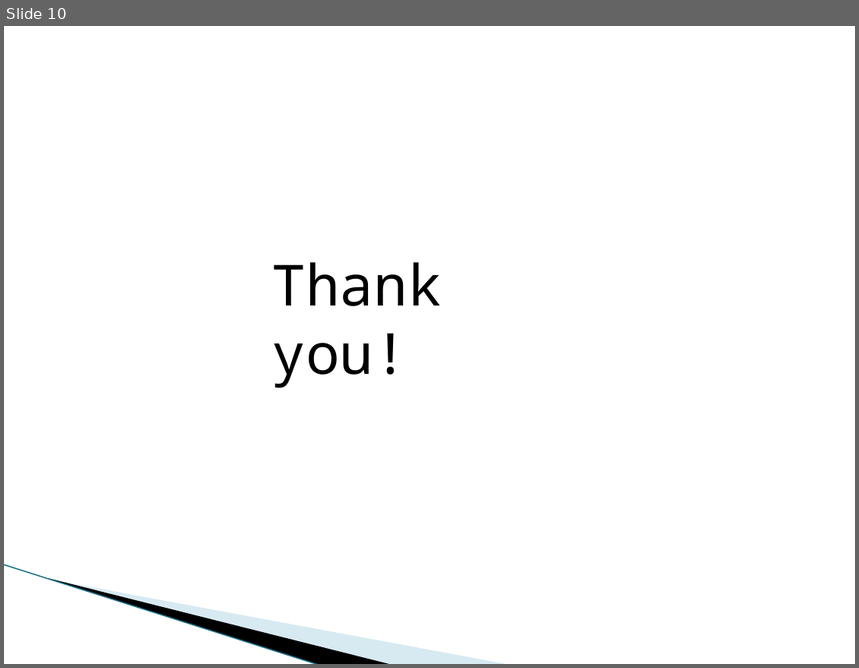
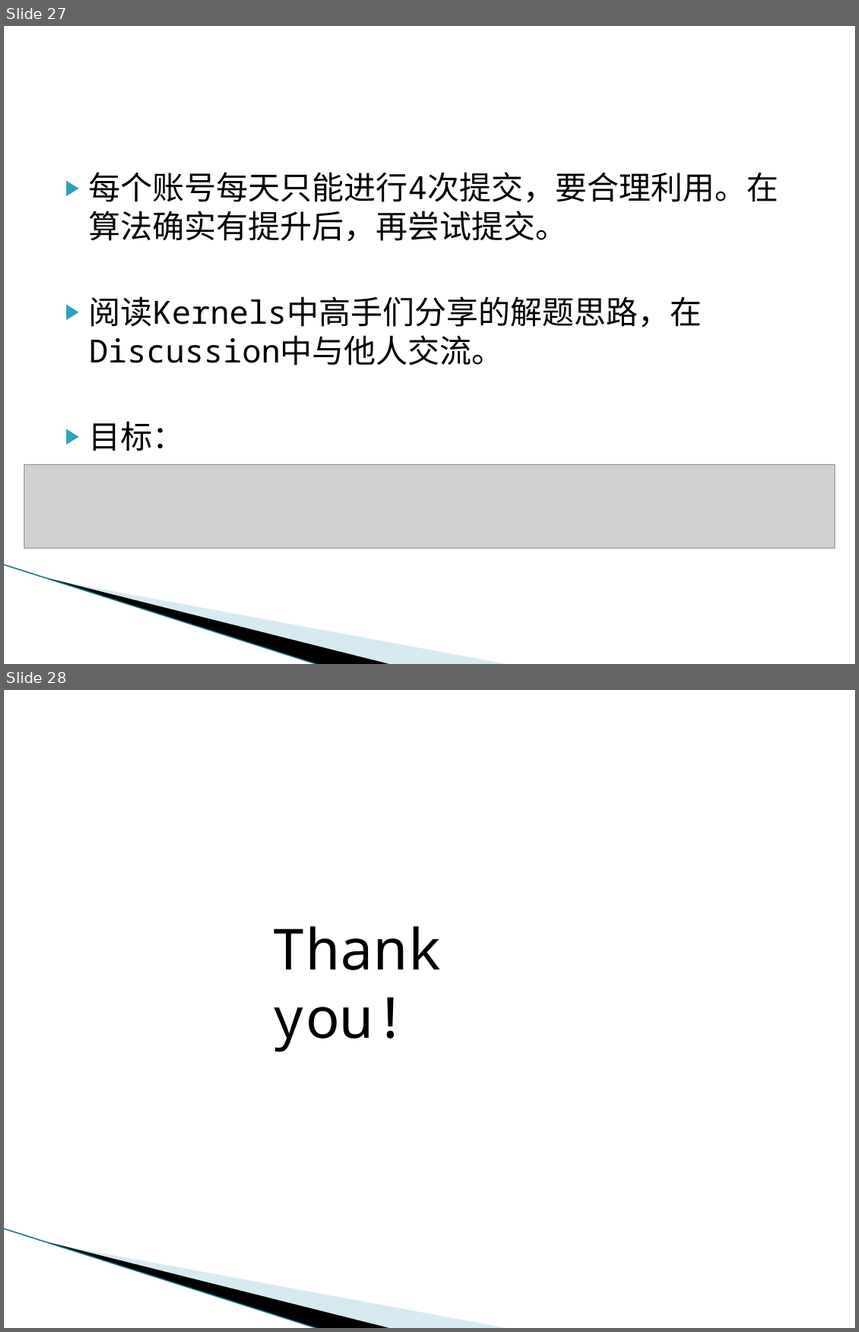
Before and after one commit to evangelist64/ml_test, a slide deck: kaggle/kaggle实战案例分享.pptx. Shown one above the other, each under a label of ours: slide 10 before the commit, slides 27 and 28 after it. The pictures are 859x668 and 859x1332 pixels, drawn with LibreOffice and Linux fonts; fonts in the diff are those of the drawing; grey boxes stand for pictures; background and template pictures are left out. Boxes give left, top, right and bottom in pixels: in the first picture for what was removed or moved away, otherwise in the second. Text is boxed around its words. In the diff, an @@ line names an element or a change of style, - is before the commit and + after.

```diff
--- a/kaggle/kaggle实战案例分享.pptx
+++ b/kaggle/kaggle实战案例分享.pptx
@@ slide 27 added at (4,26,855,664), background #FFFFFF; not listed: 3 template elements that a slide beside it also shows @@
@@ text added at (89,172,778,452), 27 pt, text #000000 @@
+▶ 每个账号每天只能进行4次提交，要合理利用。在算法确实有提升后，再尝试提交。
+▶ 阅读Kernels中高手们分享的解题思路，在Discussion中与他人交流。
+▶ 目标：
@@ picture added at (24,465,835,549) @@
@@ what was slide 10 is now slide 28 @@
```
Also in this commit, not shown: 1 slide changed, 18 other slides added, 1 slide removed, 1 other file.
